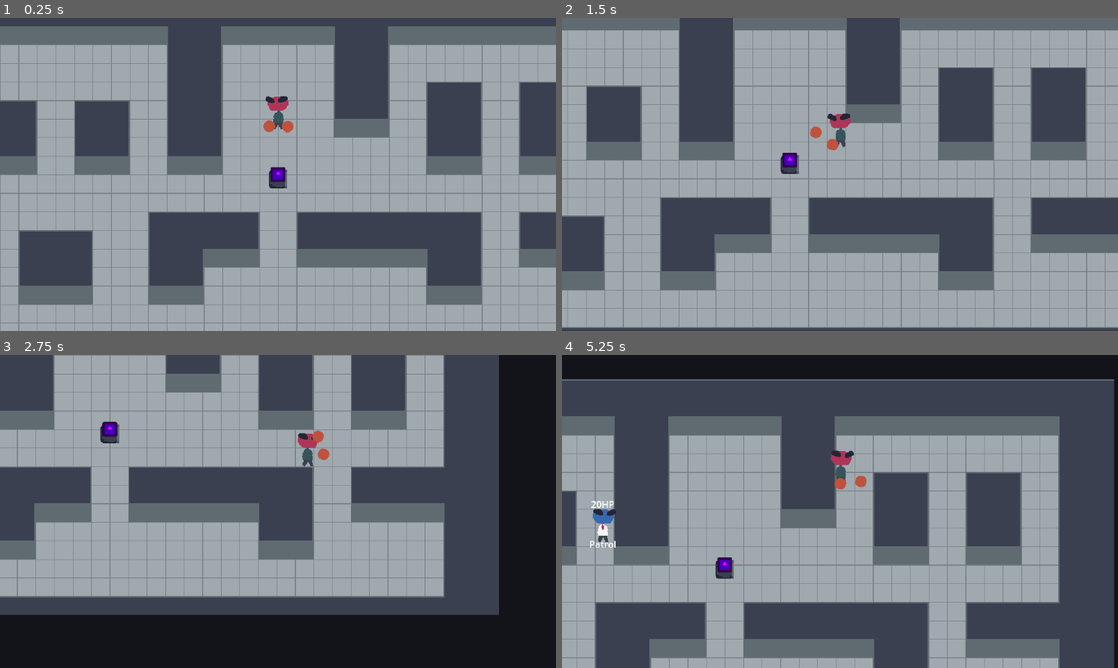
Above: before the commit, frames 1-4 (two rows, left to right).
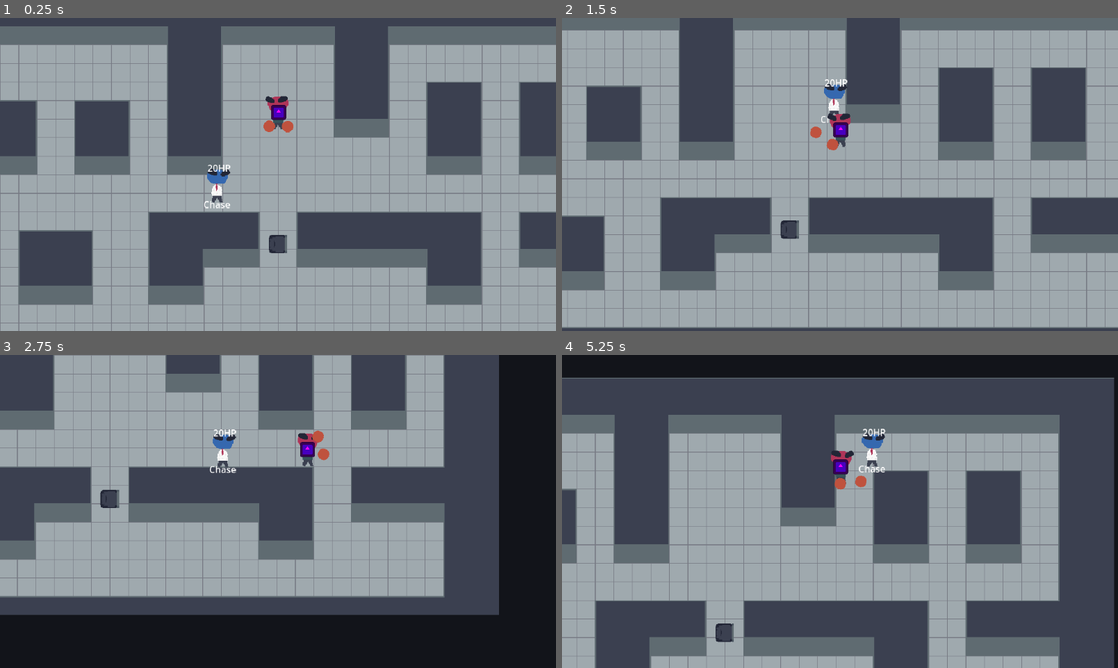
Above: after the commit, the same moments.

Repository: artemvandalovski/Salty-John
Game: Godot game, scene res://levels/office.tscn
Two runs of this game, one before a commit and one after it. Both use one fixed random seed, a clock stepped at 60 frames per second and the inputs below. The engine's default icon, where the game draws it, is replaced by a stand-in: a white triangle on a blue panel in a dark square.
Inputs (mouse positions are in pixels of both pictures, inside the frame that each line leads up to):
- Up to frame 1 (0.25 s): no input
- Up to frame 2 (1.5 s): move the mouse to (962, 158) at 0.52 s; hold D (right) 0.53-1.28 s; click (962, 158) at 0.6 s; move the mouse to (728, 190) at 1.27 s; hold S (down) from 1.28 s (still down); right-click (728, 190) at 1.35 s
- Up to frame 3 (2.75 s): move the mouse to (333, 442) at 2.02 s; release S (down) at 2.03 s; hold D (right) from 2.03 s (still down); click (333, 442) at 2.1 s
- Up to frame 4 (5.25 s): move the mouse to (812, 574) at 2.77 s; release D (right) at 2.78 s; hold W (up) 2.78-3.53 s; right-click (812, 574) at 2.85 s; move the mouse to (1006, 558) at 3.52 s; hold A (left) 3.53-5.03 s; click (1006, 558) at 3.6 s; move the mouse to (673, 464) at 4.27 s; right-click (673, 464) at 4.35 s; move the mouse to (867, 511) at 5.02 s; hold S (down) from 5.03 s (still down); click (867, 511) at 5.1 s

The runs differ from the first frame. In frame 1, 0.9% of the frame differs, in the area x 36-52%, y 27-76%; in frame 2, 0.8%; in frame 3, 0.9%; in frame 4, 6.8%, in the area x 0-100%, y 7-97%.

Commit message:
tweaking and refactor for damage

Diff:
--- a/common/states/chase.gd
+++ b/common/states/chase.gd
@@ -1,7 +1,7 @@
 class_name Chase
 extends State
 
-@export var target_radius = 50.0
+@export var target_radius = 10.0
 
 @export var context_steerer: ContextSteerer
 @export var player_tracker: PlayerTracker
--- a/enemies/coworker.tscn
+++ b/enemies/coworker.tscn
@@ -5,28 +5,32 @@
 [ext_resource type="Script" path="res://common/damage/hurtbox.gd" id="3_8cakd"]
 
 [sub_resource type="RectangleShape2D" id="RectangleShape2D_43v4y"]
-size = Vector2(16, 32)
+size = Vector2(16, 16)
 
 [sub_resource type="RectangleShape2D" id="RectangleShape2D_spy3j"]
-size = Vector2(32, 52)
+size = Vector2(48, 56)
 
 [node name="Coworker" instance=ExtResource("1_wgwd0")]
 health = 20
 
 [node name="Sprite2D" type="Sprite2D" parent="." index="0"]
-position = Vector2(1.90735e-06, 1.90735e-06)
 texture = ExtResource("2_poyoq")
 
 [node name="CollisionShape2D" type="CollisionShape2D" parent="." index="1"]
-position = Vector2(0, 16)
 shape = SubResource("RectangleShape2D_43v4y")
 
 [node name="Hurtbox" type="Area2D" parent="." index="2"]
 script = ExtResource("3_8cakd")
 
 [node name="CollisionShape2D" type="CollisionShape2D" parent="Hurtbox" index="0"]
-position = Vector2(0, 6)
+position = Vector2(0, 8)
 shape = SubResource("RectangleShape2D_spy3j")
 
-[node name="StateMachine" parent="." index="3" node_paths=PackedStringArray("initial_state")]
-initial_state = NodePath("Idle")
+[node name="Sprite2D" parent="Target" index="0"]
+position = Vector2(-3.8147e-06, 0)
+
+[node name="Health" parent="." index="7"]
+offset_left = -16.0
+offset_top = -40.0
+offset_right = 24.0
+offset_bottom = -17.0
--- a/levels/office.tscn
+++ b/levels/office.tscn
@@ -257,8 +257,8 @@
 position_smoothing_enabled = true
 position_smoothing_speed = 7.0
 
-[node name="Dummy" parent="Y-Sort" instance=ExtResource("2_vxqqo")]
-position = Vector2(-510, 202)
+[node name="Coworker" parent="Y-Sort" instance=ExtResource("2_vxqqo")]
+position = Vector2(-136, 24)
 
 [node name="Chair" parent="Y-Sort" instance=ExtResource("3_0gulq")]
-position = Vector2(0, 8)
+position = Vector2(0, 120)
--- a/player/fists/fist.gd
+++ b/player/fists/fist.gd
@@ -6,8 +6,8 @@
 const MAX_CHARGE = 2
 const COOLDOWN = 0.07
 
-const KNOCKBACK_STRENGTH: float = 200.0
-const KNOCKBACK_MIN: float = 100.0
+const KNOCKBACK_STRENGTH: float = 300.0
+const KNOCKBACK_MIN: float = 200.0
 
 signal drag_started(node: Draggable)
 signal drag_stopped(node: Draggable)
--- a/player/fists/fist.tscn
+++ b/player/fists/fist.tscn
@@ -5,6 +5,7 @@
 [ext_resource type="Texture2D" uid="uid://caw1v7w1swthd" path="res://player/fists/fist.png" id="2_esgg0"]
 
 [sub_resource type="CircleShape2D" id="CircleShape2D_1p38y"]
+radius = 19.0
 
 [node name="Fist" type="Node2D" groups=["Weapons"]]
 script = ExtResource("1_rbgta")
--- a/player/john.tscn
+++ b/player/john.tscn
@@ -5,7 +5,7 @@
 [ext_resource type="Script" path="res://player/item_container.gd" id="3_mpuh5"]
 
 [sub_resource type="RectangleShape2D" id="RectangleShape2D_xkjc4"]
-size = Vector2(16, 29)
+size = Vector2(16, 32)
 
 [node name="John" type="CharacterBody2D"]
 collision_layer = 2
@@ -16,7 +16,7 @@
 texture = ExtResource("2_0gq6d")
 
 [node name="CollisionShape2D" type="CollisionShape2D" parent="."]
-position = Vector2(0, 14.5)
+position = Vector2(0, 13)
 shape = SubResource("RectangleShape2D_xkjc4")
 
 [node name="ItemContainer" type="Node2D" parent="."]
